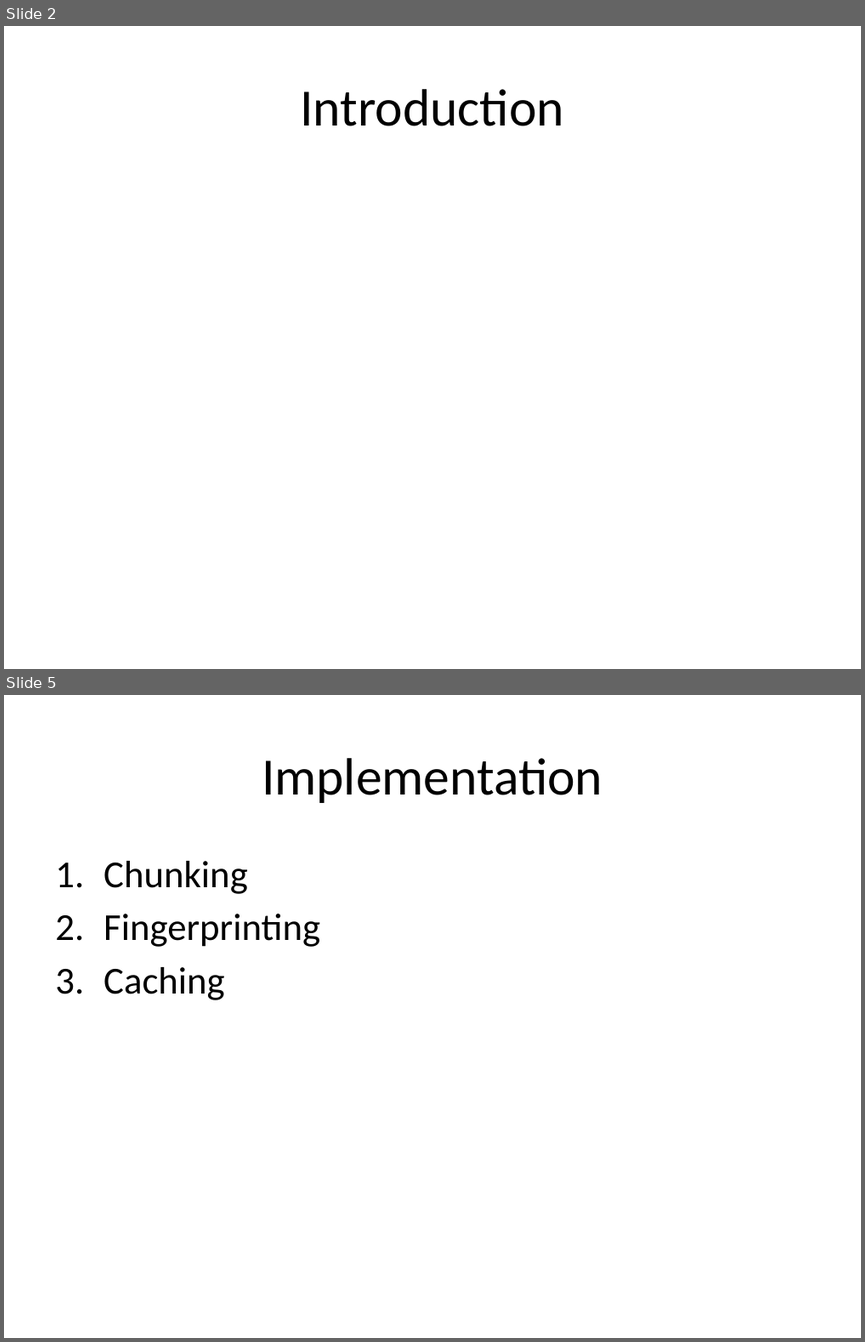
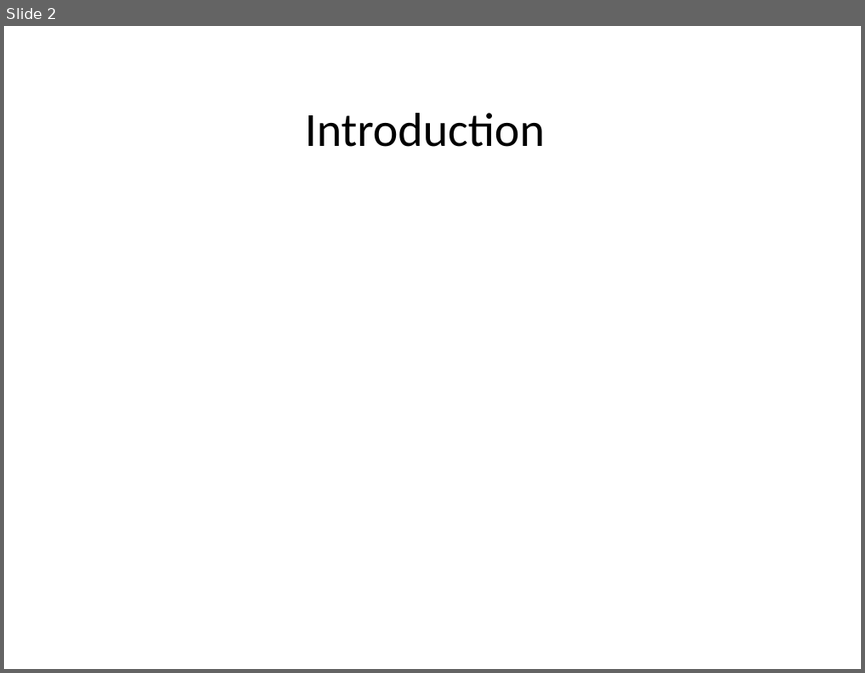
Before and after one commit to masomel/big-data-project, a slide deck: paper/Presentation_May17.pptx. Shown one above the other, each under a label of ours: slides 2 and 5 before the commit, slide 2 after it; the slides between them are not shown. The pictures are 865x1342 and 865x673 pixels, drawn with LibreOffice and Linux fonts; fonts in the diff are those of the drawing; background and template pictures are left out. Boxes give left, top, right and bottom in pixels: in the first picture for what was removed or moved away, otherwise in the second. Text is boxed around its words. In the diff, an @@ line names an element or a change of style, - is before the commit and + after.

```diff
--- a/paper/Presentation_May17.pptx
+++ b/paper/Presentation_May17.pptx
@@ slide 5 removed at (x1=4, y1=695, x2=861, y2=1338), background #FFFFFF @@
@@ title removed at (x1=262, y1=758, x2=602, y2=803) @@
-Implementation
@@ text removed at (x1=103, y1=861, x2=320, y2=1000) @@
-1. Chunking
-2. Fingerprinting
-3. Caching
@@ slide 2 changed as well @@
@@ text "Introduction" moved from (x1=300, y1=89, x2=564, y2=126) to (x1=305, y1=113, x2=545, y2=147) @@
@@ text "Introduction" at (x1=305, y1=113, x2=545, y2=147): size 44 to 40 pt @@
```
Also in this commit, not shown: 7 other slides changed, 8 slides added, 6 other slides removed.
